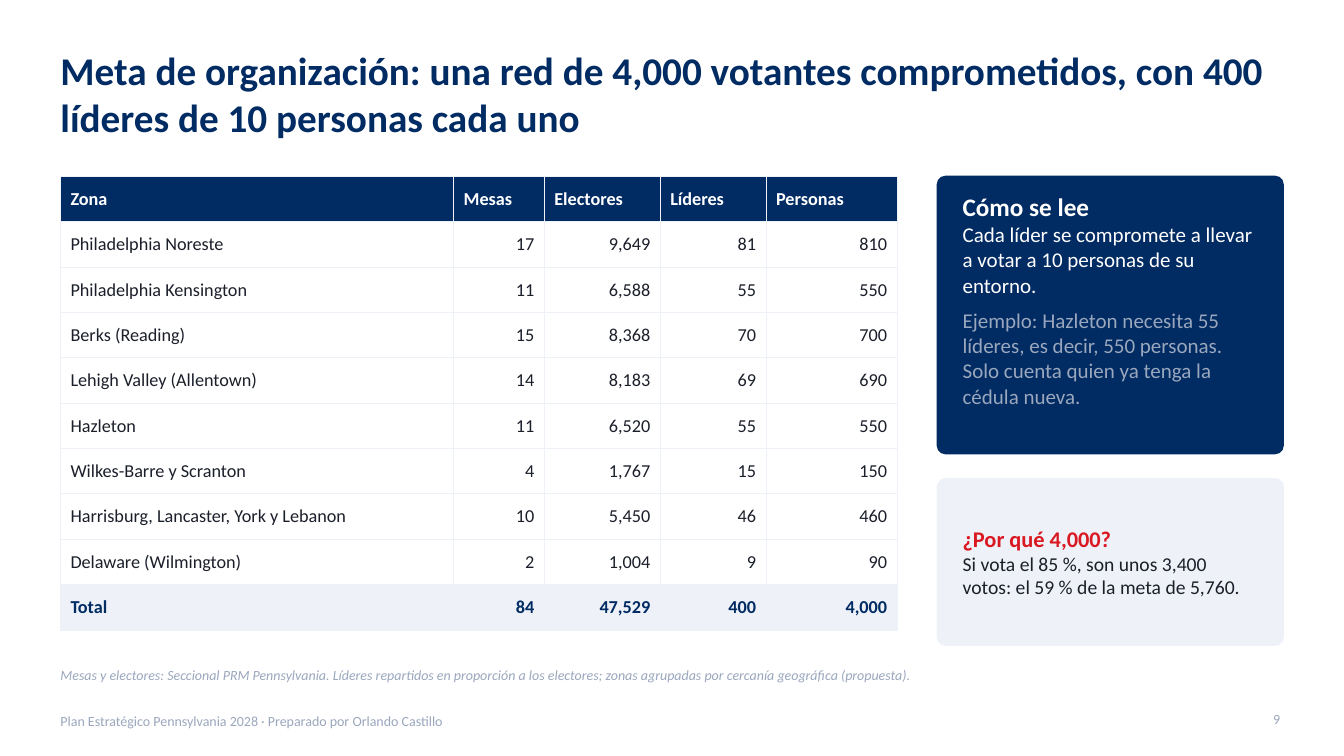
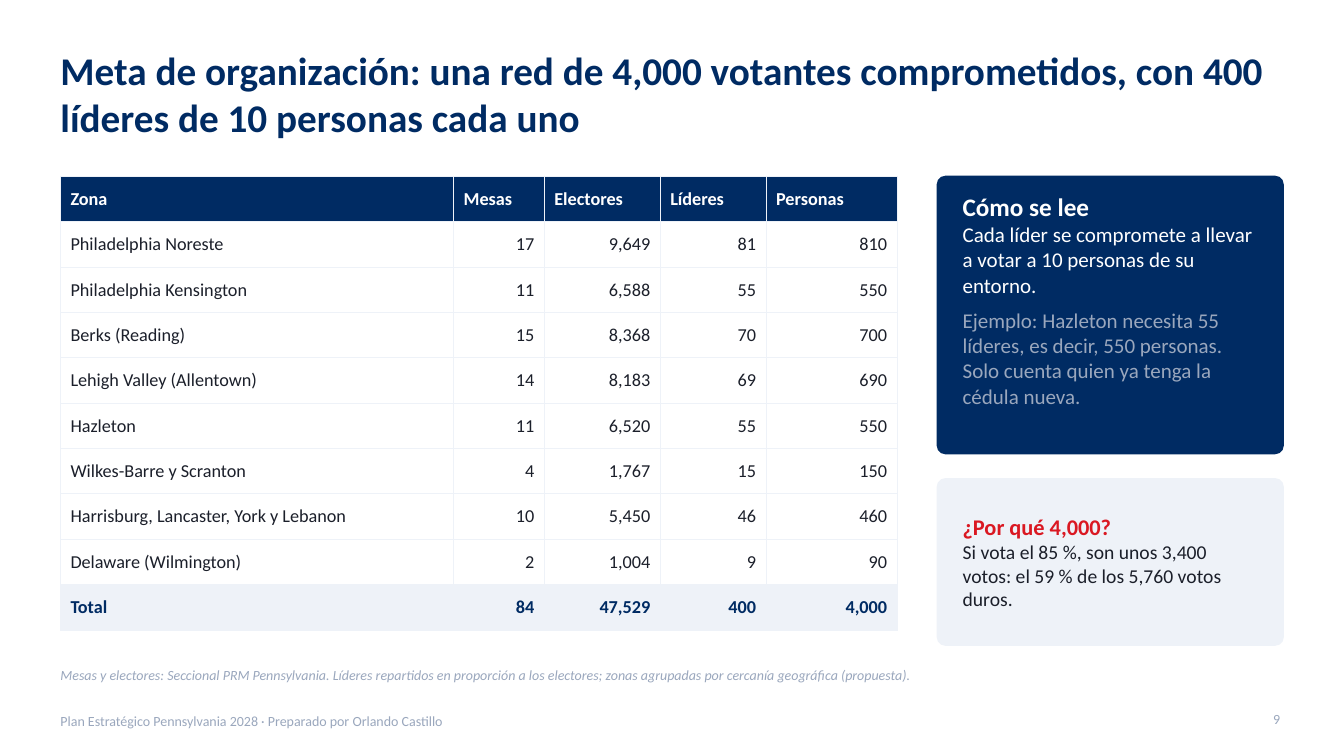
Before and after one commit to rcastillo9556/pdf-toolkit, a slide deck: slide 9 of presentaciones/Plan_Estrategico_Pennsylvania_2028.pptx. Drawn at 1344x756 pixels with LibreOffice and Linux fonts; fonts in the diff are those of the drawing. Boxes give left, top, right and bottom in pixels: in the first picture for what was removed or moved away, otherwise in the second. Text is boxed around its words. In the diff, an @@ line names an element or a change of style, - is before the commit and + after.

```diff
--- a/presentaciones/Plan_Estrategico_Pennsylvania_2028.pptx
+++ b/presentaciones/Plan_Estrategico_Pennsylvania_2028.pptx
@@ text at <box>963,545,1221,606</box>: text changed @@
-Si vota el 85 %, son unos 3,400 votos: el 59 % de la meta de 5,760.
+Si vota el 85 %, son unos 3,400 votos: el 59 % de los 5,760 votos duros.
```
Also in this commit, not shown: 2 other slides changed, 2 other files.
